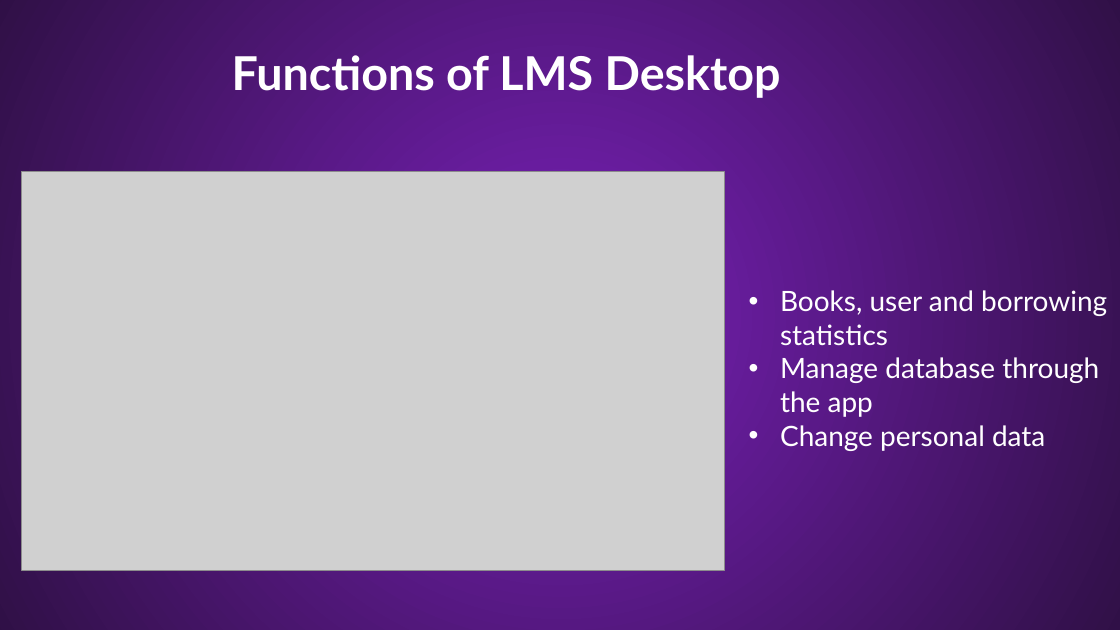
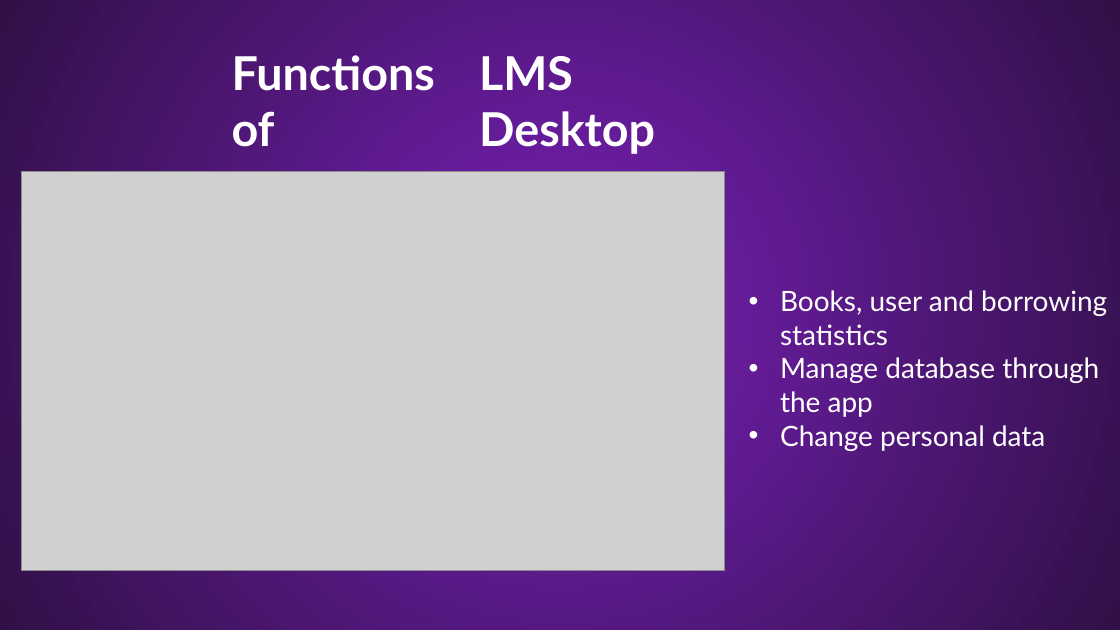
Before and after one commit to Palacsinta002/LMS, a slide deck: slide 35 of Presentation/LMS Presentation.pptx (slide 31 before the commit). Drawn at 1120x630 pixels with LibreOffice and Linux fonts; fonts in the diff are those of the drawing; grey boxes stand for pictures; background and template pictures are left out. Boxes give left, top, right and bottom in pixels: in the first picture for what was removed or moved away, otherwise in the second. Text is boxed around its words. In the diff, an @@ line names an element or a change of style, - is before the commit and + after.

```diff
--- a/Presentation/LMS Presentation.pptx
+++ b/Presentation/LMS Presentation.pptx
@@ text added at (232,55,435,147), 40 pt, text #FFFFFF, bold @@
+Functions of
@@ text at (479,56,655,154): text changed @@
-Functions of LMS Desktop
+LMS Desktop
```
Also in this commit, not shown: 6 other slides changed, 5 slides added, 1 slide removed.
